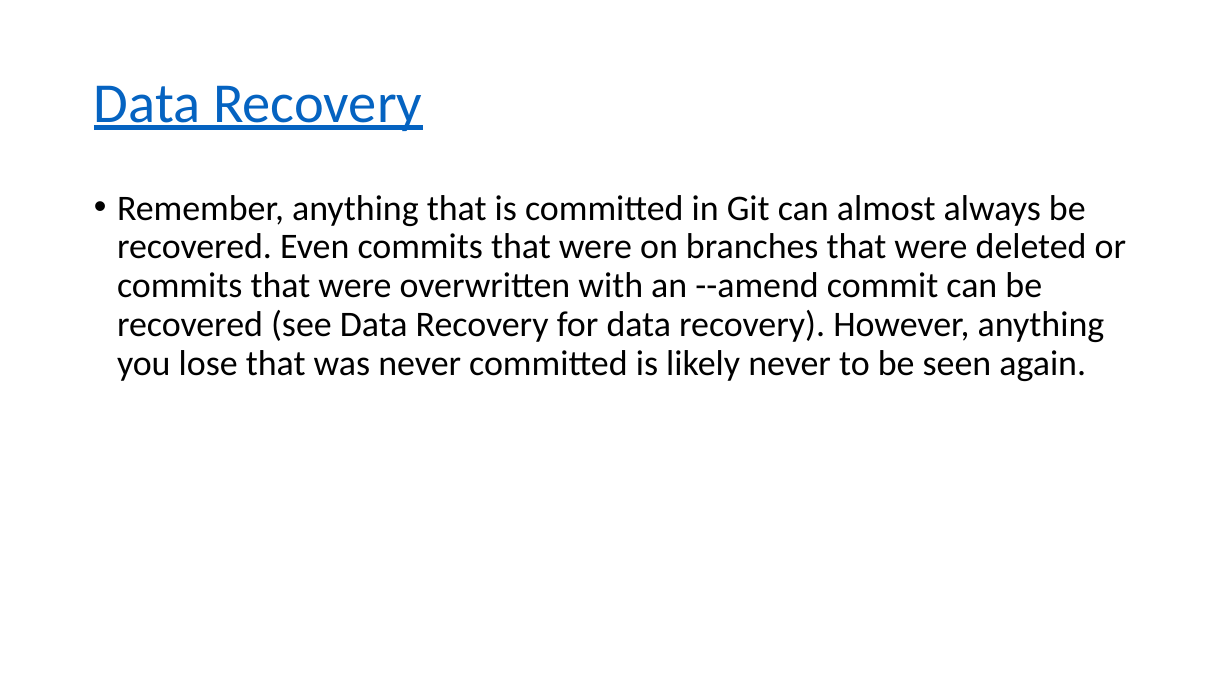
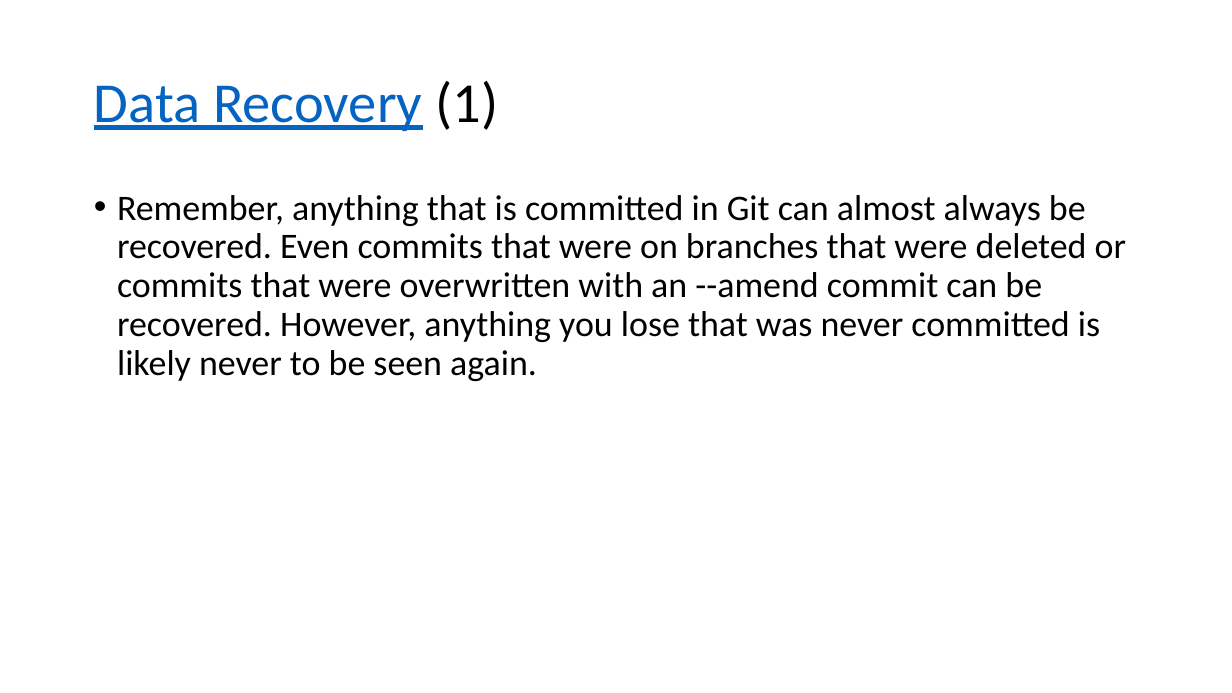
Before and after one commit to wontheone1/learning-git-ppt, a slide deck: slide 74 of learning_git.pptx (slide 93 before the commit). Drawn at 1232x693 pixels with LibreOffice and Linux fonts; fonts in the diff are those of the drawing. Boxes give left, top, right and bottom in pixels: in the first picture for what was removed or moved away, otherwise in the second. Text is boxed around its words. In the diff, an @@ line names an element or a change of style, - is before the commit and + after.

Commit message:
Update ppt

```diff
--- a/learning_git.pptx
+++ b/learning_git.pptx
@@ title at <box>94,81,499,131</box>: text changed @@
-Data Recovery
+Data Recovery (1)
@@ text at <box>117,195,1126,381</box>: text changed @@
-• Remember, anything that is committed in Git can almost always be recovered. Even commits that were on branches that were deleted or commits that were overwritten with an --amend commit can be recovered (see Data Recovery for data recovery). However, anything you lose that was never committed is likely never to be seen again.
+• Remember, anything that is committed in Git can almost always be recovered. Even commits that were on branches that were deleted or commits that were overwritten with an --amend commit can be recovered. However, anything you lose that was never committed is likely never to be seen again.
```
Also in this commit, not shown: 3 other slides changed, 13 slides added, 12 slides removed.
